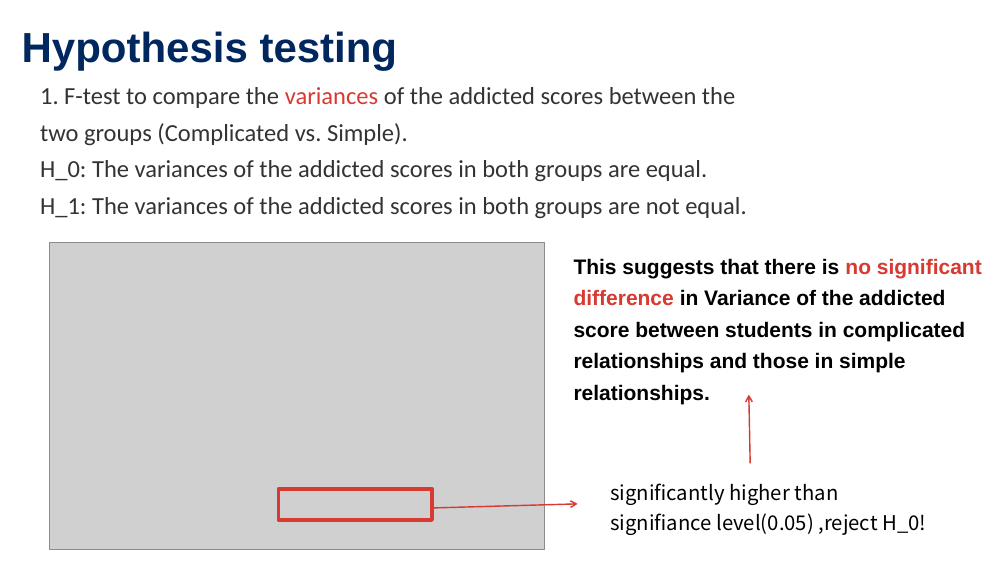
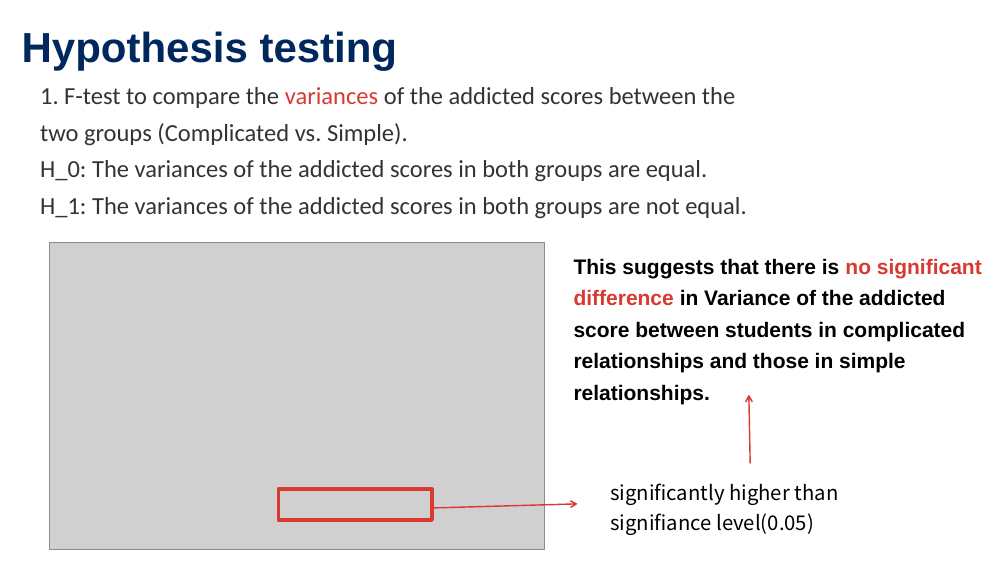
Before and after one commit to ArisuKokomi/STAT1000J_FinalProject, a slide deck: slide 19 of Final Project.pptx. Drawn at 1008x567 pixels with LibreOffice and Linux fonts; fonts in the diff are those of the drawing; grey boxes stand for pictures. Boxes give left, top, right and bottom in pixels: in the first picture for what was removed or moved away, otherwise in the second. Text is boxed around its words. In the diff, an @@ line names an element or a change of style, - is before the commit and + after.

```diff
--- a/Final Project.pptx
+++ b/Final Project.pptx
@@ text at <box>610,483,839,535</box>: text changed @@
-significantly higher than signifiance level(0.05) ,reject H_0!
+significantly higher than signifiance level(0.05)
```
Also in this commit, not shown: 2 other files.
